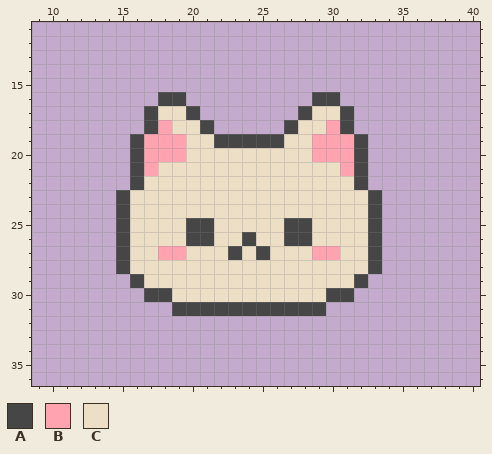
Two states of a pixel-art sprite, images/cat.png. The first picture shows the starting point.
The file is 50x50 pixels. Shown: x 9..40, y 11..36.
Palette (. is transparent): A #464646  B #ffa3b1  C #eddfc5
Pixels before, first column x 15:
16 ...AA.........AA...
17 ..ACCA.......ACCA..
18 ..ABCCA.....ACCBA..
19 .ABBBCCAAAAACCBBBA.
20 .ABBBCCCCCCCCCBBBA.
21 .ABCCCCCCCCCCCCCBA.
22 .ACCCCCCCCCCCCCCCA.
23 ACCCCCCCCCCCCCCCCCA
24 ACCCCCCCCCCCCCCCCCA
25 ACCCCAACCCCCAACCCCA
26 ACCCCAACCACCAACCCCA
27 ACCBBCCCACACCCBBCCA
28 ACCCCCCCCCCCCCCCCCA
29 .ACCCCCCCCCCCCCCCA.
30 ..AACCCCCCCCCCCAA..
31 ....AAAAAAAAAAA....
Now the later version:
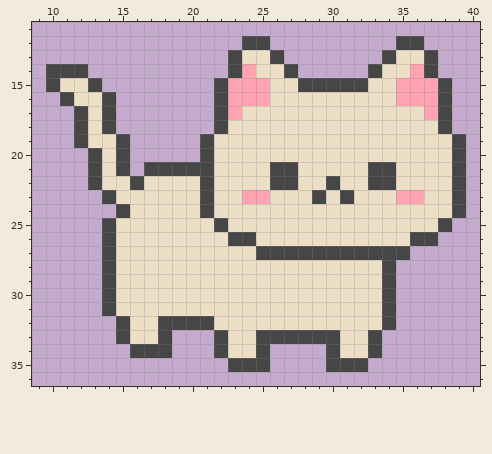
Changes in this commit:
{"y":12,"x":24,"old":"..","new":"AA"}
{"y":12,"x":35,"old":"..","new":"AA"}
{"y":13,"x":23,"old":"....","new":"ACCA"}
{"y":13,"x":34,"old":"....","new":"ACCA"}
{"y":14,"x":10,"old":"...","new":"AAA"}
{"y":14,"x":23,"old":".....","new":"ABCCA"}
{"y":14,"x":33,"old":".....","new":"ACCBA"}
{"y":15,"x":10,"old":"....","new":"ACCA"}
{"y":15,"x":22,"old":".................","new":"ABBBCCAAAAACCBBBA"}
{"y":16,"x":11,"old":"....","new":"ACCA"}
{"y":16,"x":18,"old":"AA","new":".."}
{"y":16,"x":22,"old":".......AA........","new":"ABBBCCCCCCCCCBBBA"}
{"y":17,"x":12,"old":"...","new":"ACA"}
{"y":17,"x":17,"old":"ACCA","new":"...."}
{"y":17,"x":22,"old":"......A","new":"ABCCCCC"}
{"y":17,"x":31,"old":"A.......","new":"CCCCCCBA"}
{"y":18,"x":12,"old":"...","new":"ACA"}
{"y":18,"x":17,"old":"ABCCA.....A","new":".....ACCCCC"}
{"y":18,"x":30,"old":"BA.......","new":"CCCCCCCCA"}
{"y":19,"x":12,"old":"....ABBBCCAAAAA","new":"ACCA.....ACCCCC"}
{"y":19,"x":29,"old":"BBBA.......","new":"CCCCCCCCCCA"}
{"y":20,"x":13,"old":"...ABBBCC","new":"ACA.....A"}
{"y":20,"x":29,"old":"BBBA.......","new":"CCCCCCCCCCA"}
{"y":21,"x":13,"old":"...ABCCCC","new":"ACA.AAAAA"}
{"y":21,"x":26,"old":"CC","new":"AA"}
{"y":21,"x":31,"old":"BA.......","new":"CCAACCCCA"}
{"y":22,"x":13,"old":"...","new":"ACC"}
{"y":22,"x":21,"old":"C","new":"A"}
{"y":22,"x":26,"old":"CC","new":"AA"}
{"y":22,"x":30,"old":"C","new":"A"}
{"y":22,"x":32,"old":"A.......","new":"CAACCCCA"}
{"y":23,"x":14,"old":".A","new":"AC"}
{"y":23,"x":21,"old":"C","new":"A"}
{"y":23,"x":24,"old":"CC","new":"BB"}
{"y":23,"x":29,"old":"C","new":"A"}
{"y":23,"x":31,"old":"C","new":"A"}
{"y":23,"x":33,"old":"A......","new":"CCBBCCA"}
{"y":24,"x":21,"old":"C","new":"A"}
{"y":24,"x":33,"old":"A......","new":"CCCCCCA"}
{"y":25,"x":14,"old":".A","new":"AC"}
{"y":25,"x":20,"old":"AAC","new":"CCA"}
{"y":25,"x":27,"old":"AA","new":"CC"}
{"y":25,"x":33,"old":"A.....","new":"CCCCCA"}
{"y":26,"x":14,"old":".A","new":"AC"}
{"y":26,"x":20,"old":"AA","new":"CC"}
{"y":26,"x":23,"old":"C","new":"A"}
{"y":26,"x":27,"old":"AA","new":"CC"}
{"y":26,"x":33,"old":"A....","new":"CCCAA"}
{"y":27,"x":14,"old":".A","new":"AC"}
{"y":27,"x":18,"old":"BB","new":"CC"}
{"y":27,"x":23,"old":"A","new":"C"}
{"y":27,"x":26,"old":"CCCBBCC","new":"AAAAAAA"}
{"y":27,"x":34,"old":"..","new":"AA"}
{"y":28,"x":14,"old":".A","new":"AC"}
{"y":28,"x":33,"old":"A.","new":"CA"}
{"y":29,"x":14,"old":"..A","new":"ACC"}
{"y":29,"x":32,"old":"A..","new":"CCA"}
{"y":30,"x":14,"old":"...AA","new":"ACCCC"}
{"y":30,"x":30,"old":"AA...","new":"CCCCA"}
{"y":31,"x":14,"old":".....AAAAAAAAAAA.....","new":"ACCCCCCCCCCCCCCCCCCCA"}
{"y":32,"x":15,"old":"....................","new":"ACCAAAACCCCCCCCCCCCA"}
{"y":33,"x":15,"old":"....","new":"ACCA"}
{"y":33,"x":22,"old":"............","new":"ACCAAAAAACCA"}
{"y":34,"x":16,"old":"...","new":"AAA"}
{"y":34,"x":22,"old":"....","new":"ACCA"}
{"y":34,"x":30,"old":"....","new":"ACCA"}
{"y":35,"x":23,"old":"...","new":"AAA"}
{"y":35,"x":30,"old":"...","new":"AAA"}
